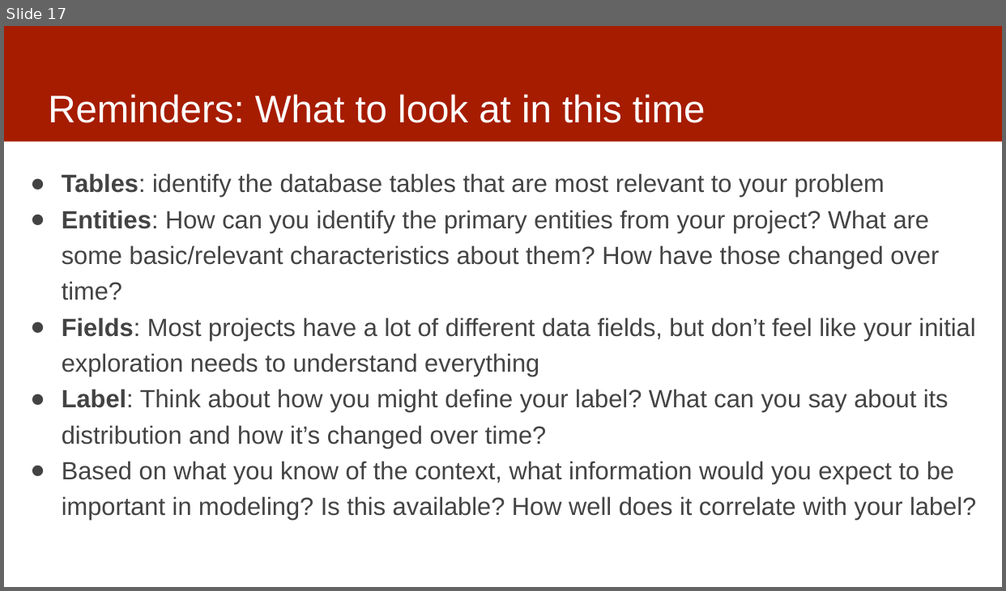
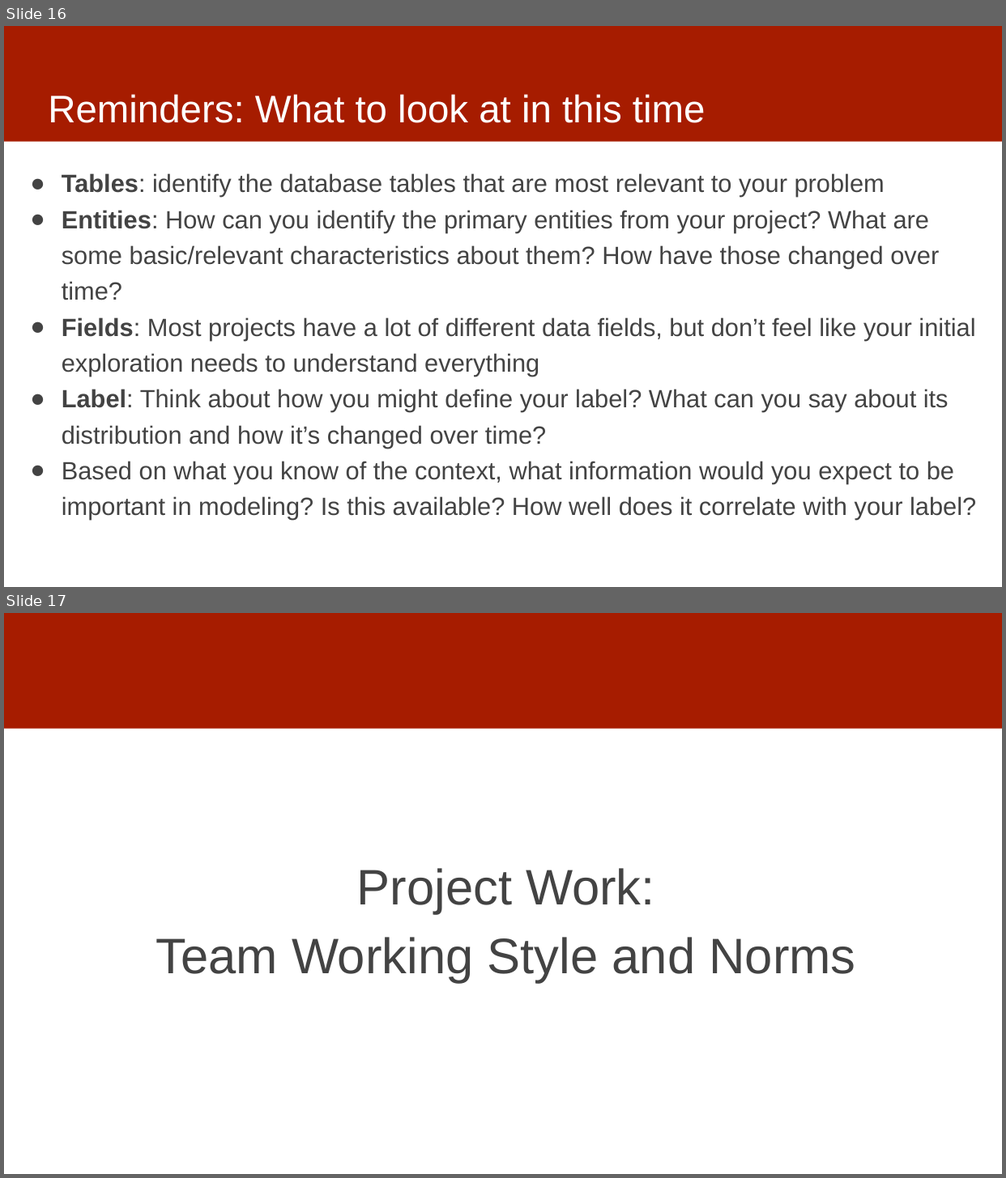
Before and after one commit to dssg/mlforpublicpolicylab, a slide deck: Lectures/06-data-exploration.pptx. Shown one above the other, each under a label of ours: slide 17 before the commit, slides 16 and 17 after it. The pictures are 1006x591 and 1006x1178 pixels, drawn with LibreOffice and Linux fonts; fonts in the diff are those of the drawing. Boxes give left, top, right and bottom in pixels: in the first picture for what was removed or moved away, otherwise in the second. Text is boxed around its words. In the diff, an @@ line names an element or a change of style, - is before the commit and + after.

```diff
--- a/Lectures/06-data-exploration.pptx
+++ b/Lectures/06-data-exploration.pptx
@@ slide 17 added at (4,613,1002,1174), background #FFFFFF; not listed: 1 template element that a slide beside it also shows @@
@@ text added at (155,868,855,983), 48 pt, text #434343 @@
+Project Work:
+Team Working Style and Norms
@@ what was slide 17 is now slide 16 @@
```
Also in this commit, not shown: 3 slides changed.
